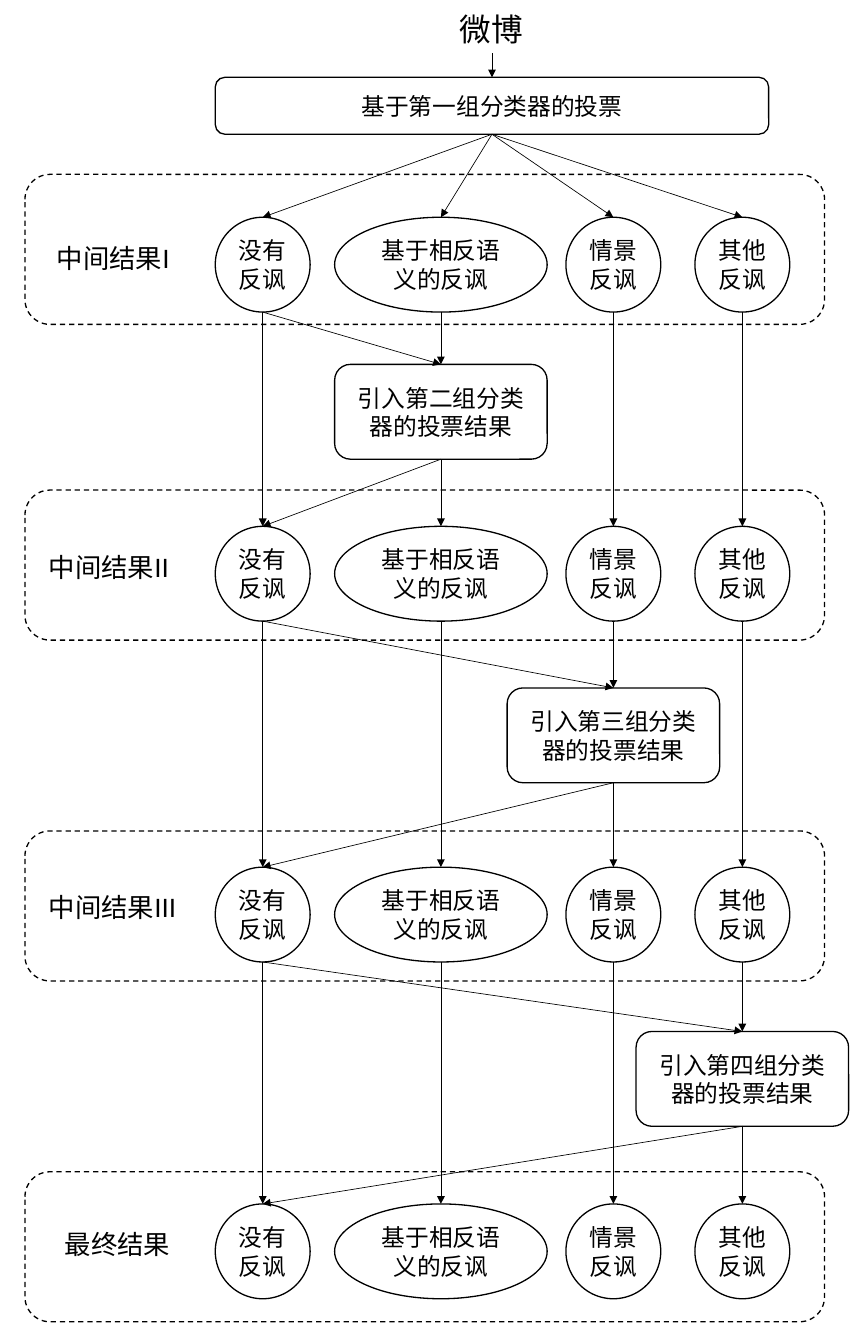
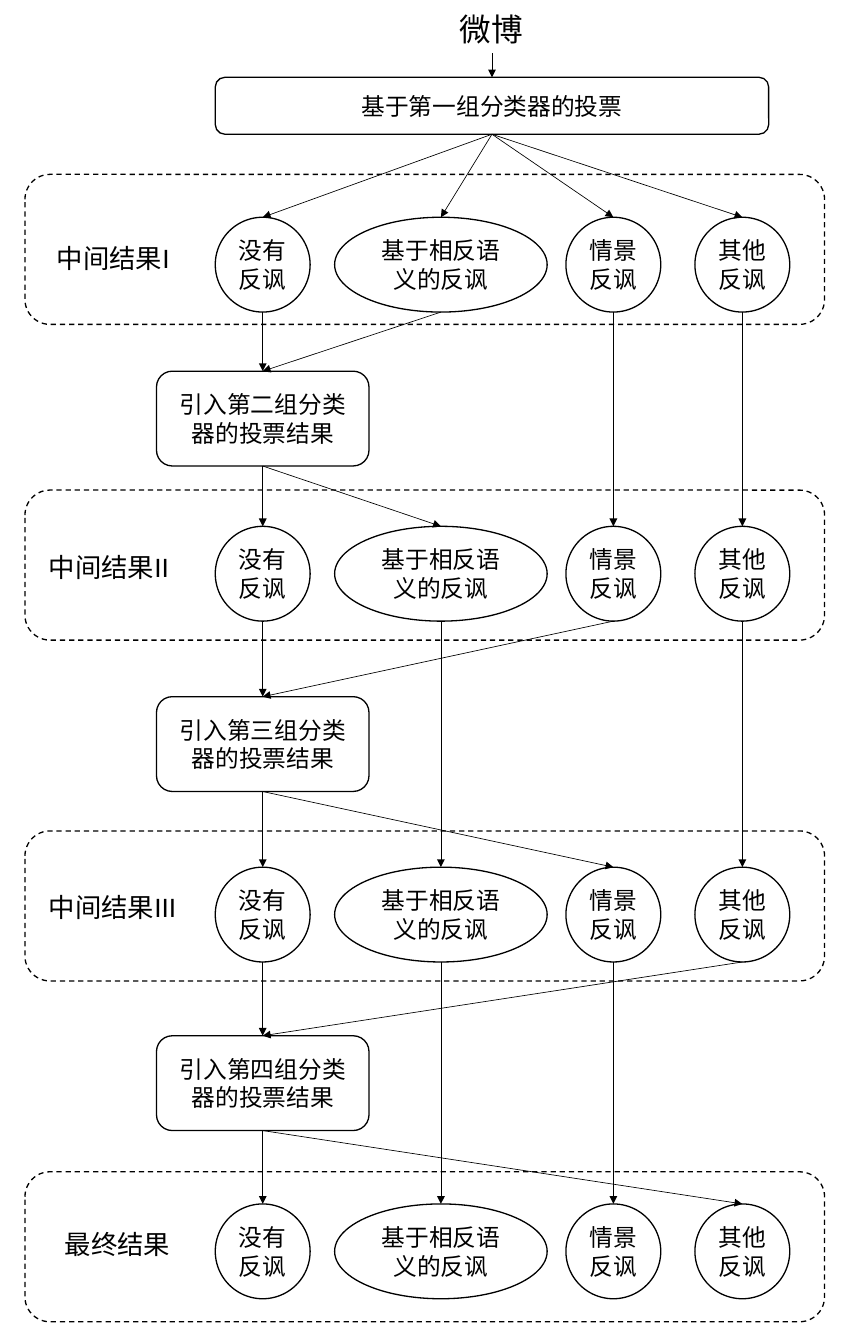
Before and after one commit to liangxh/grad2019, a slide deck: slide 1 of img/irony_det_system.pptx. Drawn at 859x1344 pixels with LibreOffice and Linux fonts; fonts in the diff are those of the drawing. Boxes give left, top, right and bottom in pixels: in the first picture for what was removed or moved away, otherwise in the second. Text is boxed around its words. In the diff, an @@ line names an element or a change of style, - is before the commit and + after.

```diff
--- a/img/irony_det_system.pptx
+++ b/img/irony_det_system.pptx
@@ arrow moved from (263, 312) - (441, 364) to (441, 312) - (263, 371) @@
@@ arrow moved from (441, 312) - (441, 364) to (263, 312) - (263, 371) @@
@@ rounded rectangle "引入第二组分类器的投票结果": place and size @@
-rounded rectangle "引入第二组分类器的投票结果" at (335,364,547,459)
+rounded rectangle "引入第二组分类器的投票结果" at (156,371,369,466)
@@ arrow moved from (441, 459) - (263, 526) to (263, 466) - (441, 526) @@
@@ arrow moved from (263, 312) - (263, 526) to (263, 466) - (263, 526) @@
@@ arrow removed from (441, 459) to (441, 526) @@
@@ arrow moved from (263, 621) - (613, 688) to (613, 621) - (263, 697) @@
@@ arrow moved from (263, 621) - (263, 868) to (263, 621) - (263, 697) @@
@@ arrow removed from (613, 621) to (613, 688) @@
@@ rounded rectangle "引入第三组分类器的投票结果": place and size @@
-rounded rectangle "引入第三组分类器的投票结果" at (507,688,720,783)
+rounded rectangle "引入第三组分类器的投票结果" at (156,697,369,792)
@@ arrow moved from (613, 783) - (263, 868) to (263, 792) - (613, 868) @@
@@ arrow moved from (742, 1126) - (742, 1204) to (263, 792) - (263, 868) @@
@@ arrow removed from (613, 783) to (613, 868) @@
@@ arrow moved from (263, 962) - (742, 1032) to (742, 962) - (263, 1035) @@
@@ arrow moved from (742, 962) - (742, 1032) to (263, 962) - (263, 1035) @@
@@ rounded rectangle "引入第四组分类器的投票结果": place and size @@
-rounded rectangle "引入第四组分类器的投票结果" at (636,1032,849,1126)
+rounded rectangle "引入第四组分类器的投票结果" at (156,1035,369,1130)
@@ arrow moved from (742, 1126) - (263, 1204) to (263, 1130) - (742, 1204) @@
@@ arrow moved from (263, 962) - (263, 1204) to (263, 1130) - (263, 1204) @@
```
Also in this commit, not shown: 4 other files.
